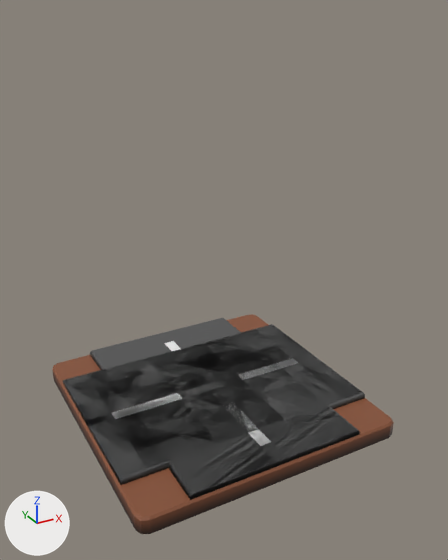
Two versions of the FBX model Assets/Meshes/Tiles.fbx, one commit apart.
Both versions are drawn from a camera (50 mm lens) standing at (-0.931, -1.796, 1.332) and looking at (0.017, -0.072, 0.47). Lighting does not change. The marker at lower left points along +X, +Y and +Z. Where no turn or scale is listed for an object, it has been applied to the vertices.

The older version as bpy lines, for what is in view:
```python
me_cube = bpy.data.meshes.new('Cube')
me_cube.from_pydata(...)  # 48 vertices, 38 faces; spans x -0.493..0.493, y -0.493..0.493, z -0.101..-0.034
me_cube.materials.append(mat_material)  # picture img_gradient_png
me_cube_001 = bpy.data.meshes.new('Cube.001')
me_cube_001.from_pydata(...)  # 60 vertices, 52 faces; spans x -0.485..0.485, y -0.324..0.324, z -0.02..0.0
me_cube_001.materials.append(mat_material)  # picture img_gradient_png
me_cube_005 = bpy.data.meshes.new('Cube.005')
me_cube_005.from_pydata(...)  # 120 vertices, 86 faces; spans x -0.485..0.484, y -0.485..0.485, z -0.02..0.0
me_cube_005.materials.append(mat_material)  # picture img_gradient_png
ob_road_cross = bpy.data.objects.new('Road Cross', me_cube_005)
ob_road_cross.location = (0.0, 0.0, 0.0)
ob_road_straight = bpy.data.objects.new('Road Straight', me_cube_001)
ob_road_straight.location = (0.0, 0.0, 0.0)
ob_tile = bpy.data.objects.new('Tile', me_cube)
ob_tile.location = (0.0, 0.0, 0.015)
# also in view: 'Road Curve' at (-0.08, -0.08, -0.01); 'Road T' at (-0.001, -0.08, -0.01)
```
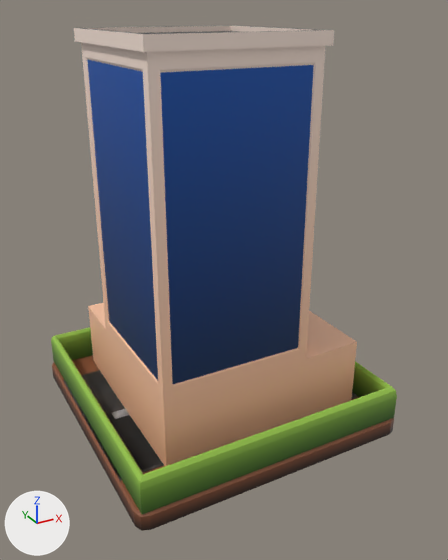
Where the newer file only moved an object's origin or applied its transform, the numbers keep the older frame.

What the commit changed:
me_cube has 48 vertices, 38 faces and spans x -0.493..0.493, y -0.493..0.493, z -0.101..-0.034.
me_cube is used by ob_tile; location (0.0, 0.0, 0.015).
me_cube part 1: the whole mesh is moved by (0.0, 0.0, 0.03).
Mesh me_cube_003 is new.
It has 138 vertices, 123 faces and spans x -0.355..0.406, y -0.362..0.399, z 0.002..1.276.
It uses material mat_material (picture img_gradient_png).
Mesh me_cube_002 is new.
It has 141 vertices, 136 faces and spans x -0.479..0.479, y -0.485..0.481, z -0.003..0.482.
It uses material mat_material (picture img_gradient_png).
Object 'Tile' (ob_tile) moves from (0.0, 0.0, 0.015) to (0.0, 0.0, 0.0).
Object 'Skyscraper' (ob_skyscraper) is new; it shows me_cube_003.
Its location is (0.0, 0.0, 0.0).
Object 'House' (ob_house) is new; it shows me_cube_002.
Its location is (0.0, 0.0, 0.0).

Boxes [x1, y1, x2, y2] around the edits, measured in the pictures (448 x 560 px):
'Skyscraper', added
    after: [74, 25, 357, 466]
'House', added (green)
    after: [51, 327, 397, 514]
'Tile', moved
    before: [52, 314, 394, 534]
    after: [52, 355, 394, 531]
'Road Cross', unchanged, covered by the edit
    before: [63, 318, 362, 500]
    after: [63, 370, 356, 480]
'Road Curve', unchanged, covered by the edit
    before: [65, 341, 359, 493]
    after: [64, 372, 163, 481]
'Road T', unchanged, covered by the edit
    before: [88, 329, 342, 494]
    after: [87, 372, 161, 467]
'Road Straight', unchanged, covered by the edit
    before: [64, 325, 365, 483]
    after: [64, 371, 358, 479]
